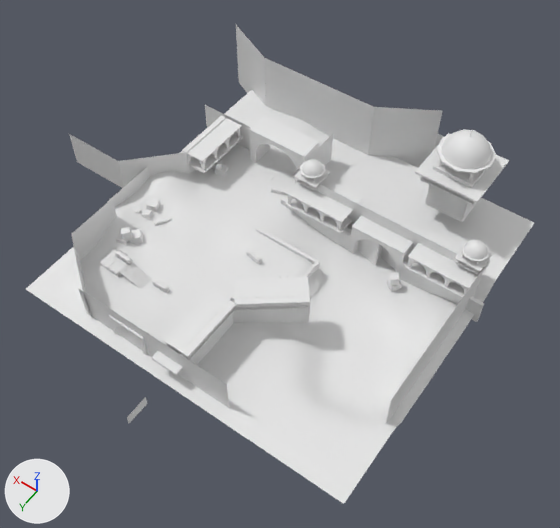
The OBJ model Assets/LV1(1-8)/lv1-8/Combined Mobile/Diffuse Mesh.obj, before and after one commit.
Camera for both pictures: a 50 mm lens placed at (-191.6, -70.5, 161.3), pointed at (-119.9, -170.8, 3.7). Arrows for +X, +Y and +Z are at lower left; the lights stay in place. Where no turn or scale is listed for an object, it has been applied to the vertices. Vertices at the same position are counted once.

The first picture shows 'Diffuse Mesh'.
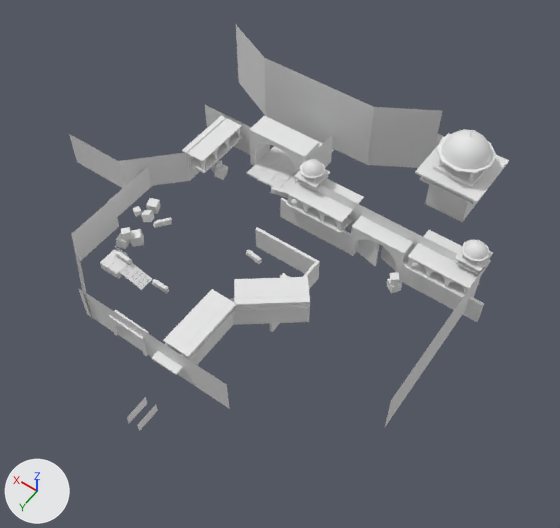
What differs and where, as boxes [x1, y1, x2, y2] in the pictures (560 x 528 px):
'Diffuse Mesh', reshaped (13% narrower, 15% shorter)
    before: [26, 25, 534, 504]
    after: [69, 25, 509, 431]
part 1 of me_diffuse_mesh, added
    after: [137, 405, 158, 431]
part 2 of me_diffuse_mesh, deleted
    before: [26, 90, 534, 504]

What the commit changed:
me_diffuse_mesh has 5218 vertices, 8895 faces and spans x -168.1..-47.0, y -236.8..-113.9, z -6.5..31.0.
me_diffuse_mesh is used by ob_diffuse_mesh; location (0.0, 0.0, 0.0).
me_diffuse_mesh part 1: the loose piece of 4 vertices spanning x -120.2, y -120.0..-113.9, z 6.7..9.7 is copied, and the copy is moved by (-3.0, 0.0, 0.0); it spans x -123.2, y -120.0..-113.9, z 6.7..9.7.
me_diffuse_mesh part 2: the loose piece of 1024 vertices spanning x -166.8..-69.8, y -225.6..-128.5, z -4.5..4.3 is deleted.
